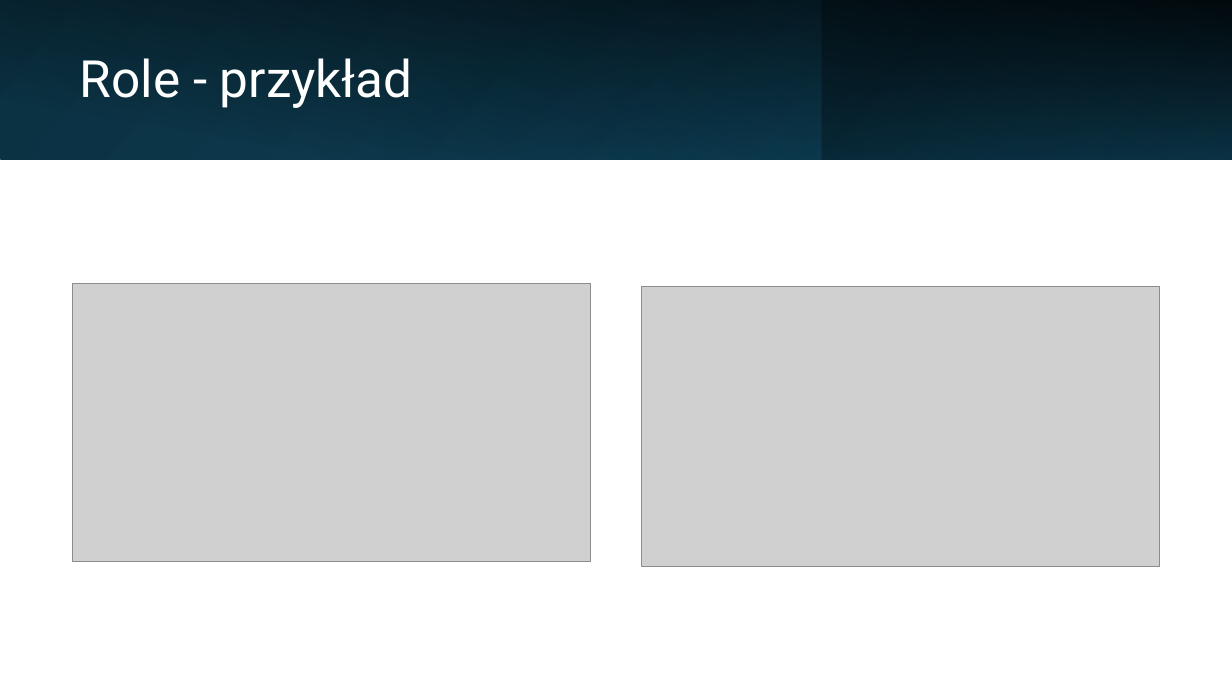
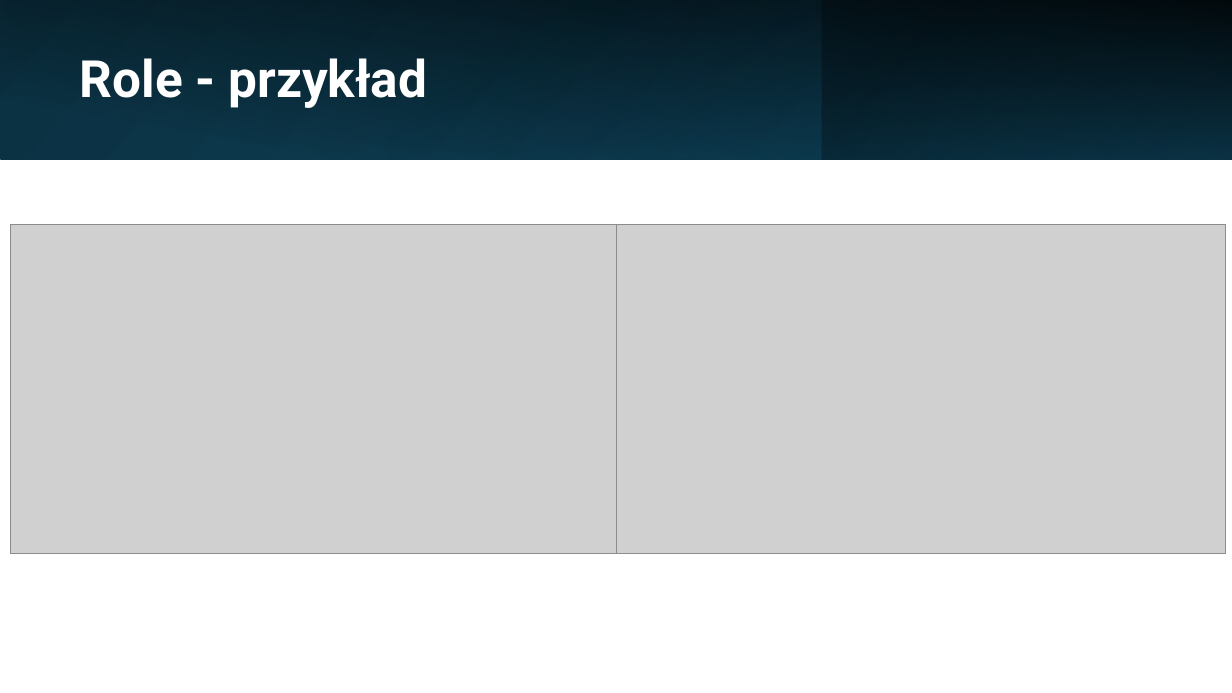
Before and after one commit to oliwiaglodek/MuzeumWPF, a slide deck: slide 12 of Prezentacja na obronę.pptx. Drawn at 1232x693 pixels with LibreOffice and Linux fonts; fonts in the diff are those of the drawing; grey boxes stand for pictures. Boxes give left, top, right and bottom in pixels: in the first picture for what was removed or moved away, otherwise in the second. Text is boxed around its words. In the diff, an @@ line names an element or a change of style, - is before the commit and + after.

```diff
--- a/Prezentacja na obronę.pptx
+++ b/Prezentacja na obronę.pptx
@@ title "Role - przykład" at (80,58,427,108): bold on @@
@@ picture: place and size @@
-picture at (72,283,591,562)
+picture at (10,225,623,554)
@@ picture: place and size @@
-picture at (641,287,1160,567)
+picture at (616,225,1226,554)
```
Also in this commit, not shown: 20 other slides changed, 1 other file.
